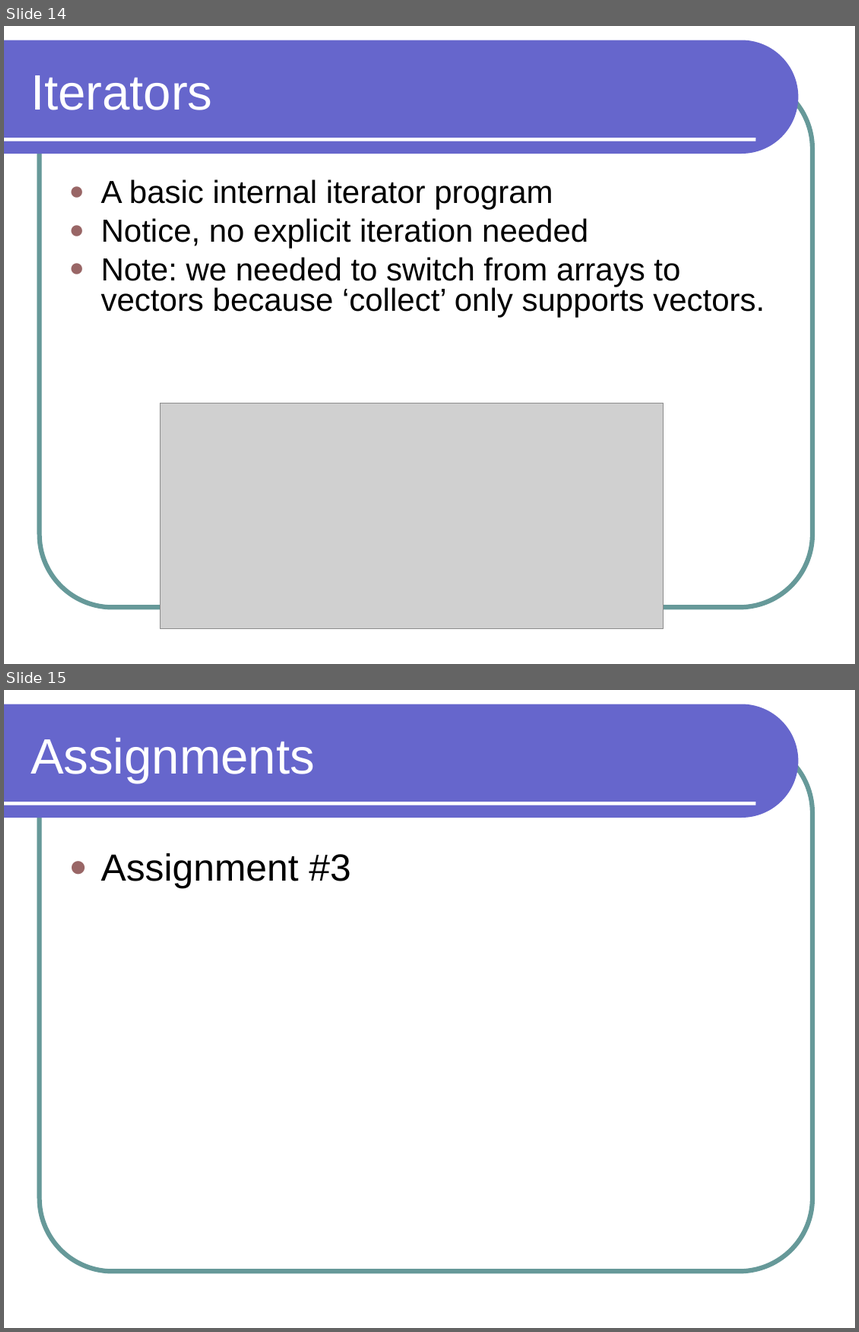
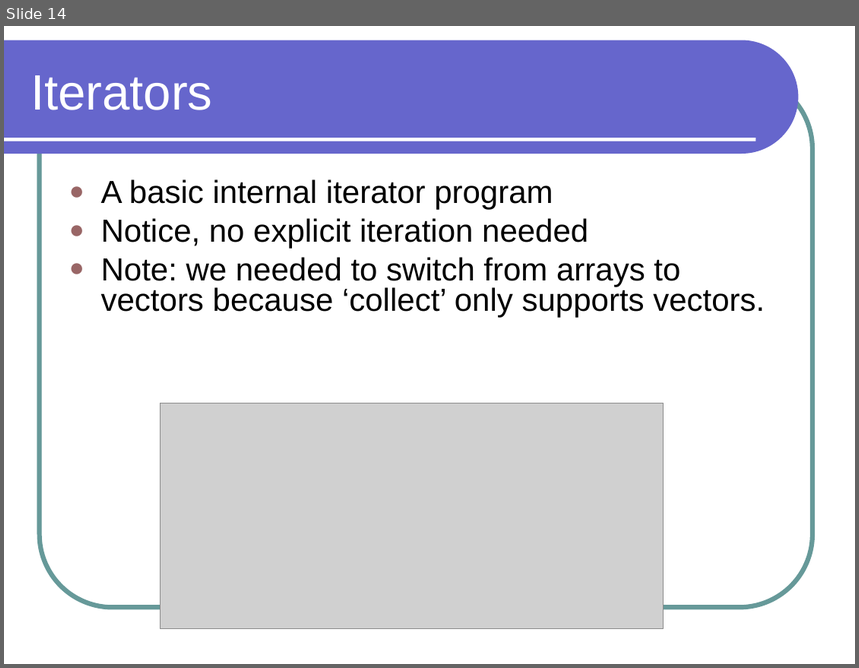
Before and after one commit to lutzhamel/CSC301, a slide deck: notes/csc301-ln008.ppt. Shown one above the other, each under a label of ours: slides 14 and 15 before the commit, slide 14 after it. The pictures are 859x1332 and 859x668 pixels, drawn with LibreOffice and Linux fonts; fonts in the diff are those of the drawing; grey boxes stand for pictures. Boxes give left, top, right and bottom in pixels: in the first picture for what was removed or moved away, otherwise in the second. Text is boxed around its words. In the diff, an @@ line names an element or a change of style, - is before the commit and + after.

```diff
--- a/notes/csc301-ln008.ppt
+++ b/notes/csc301-ln008.ppt
@@ slide 15 removed at [4, 690, 855, 1328], background #FFFFFF; not listed: 3 template elements that a slide beside it also shows @@
@@ title removed at [31, 737, 315, 783] @@
-Assignments
@@ text removed at [101, 853, 351, 888] @@
-● Assignment #3
```
Also in this commit, not shown: 1 slide added, 12 other files.
